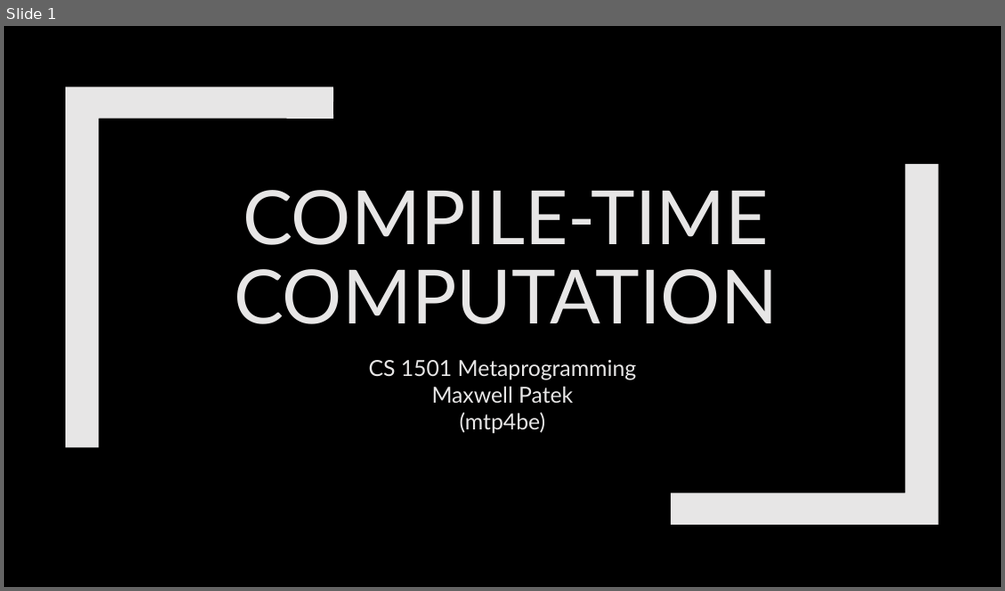
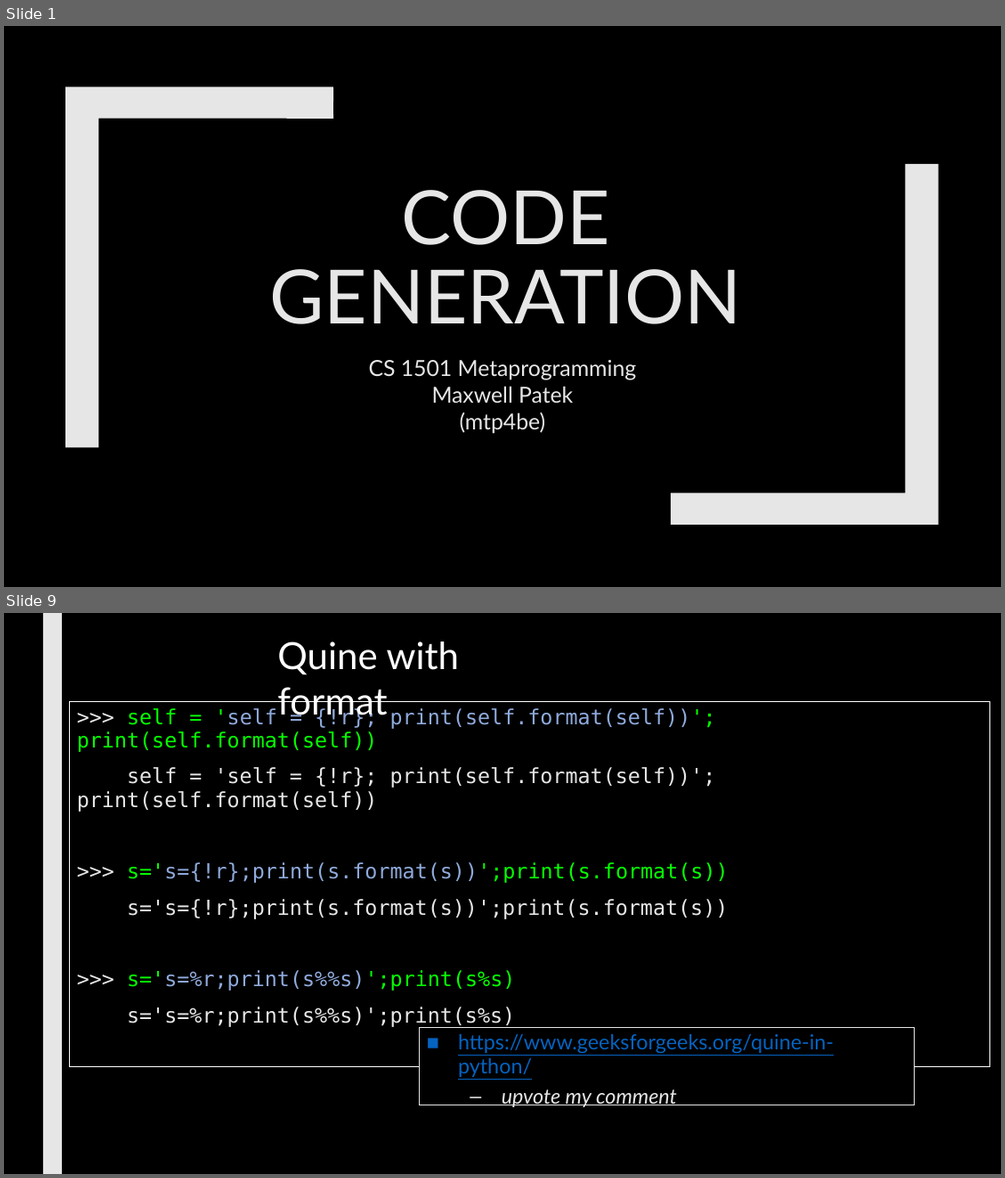
Before and after one commit to max7patek/metaprogramming, a slide deck: slides/09-CodeGeneration.pptx. Shown one above the other, each under a label of ours: slide 1 before the commit, slides 1 and 9 after it; the slides between them are not shown. The pictures are 1005x591 and 1005x1178 pixels, drawn with LibreOffice and Linux fonts; fonts in the diff are those of the drawing. Boxes give left, top, right and bottom in pixels: in the first picture for what was removed or moved away, otherwise in the second. Text is boxed around its words. In the diff, an @@ line names an element or a change of style, - is before the commit and + after.

Commit message:
Code Generation

```diff
--- a/slides/09-CodeGeneration.pptx
+++ b/slides/09-CodeGeneration.pptx
@@ slide 9 added at (x1=4, y1=613, x2=1001, y2=1174), background #000000 @@
@@ rectangle added at (x1=43, y1=613, x2=62, y2=1174), fill #E7E6E6 @@
@@ text added at (x1=277, y1=641, x2=460, y2=722), 36 pt, text #FFFFFF @@
+Quine with format
@@ rectangle added at (x1=69, y1=702, x2=990, y2=1066), fill #000000, outline #FFFFFF 0.75 pt, 20 pt, text #E7E6E6 @@
+>>> self = 'self = {!r}; print(self.format(self))'; print(self.format(self))
+self = 'self = {!r}; print(self.format(self))'; print(self.format(self))
+>>> s='s={!r};print(s.format(s))';print(s.format(s))
+s='s={!r};print(s.format(s))';print(s.format(s))
+>>> s='s=%r;print(s%%s)';print(s%s)
+s='s=%r;print(s%%s)';print(s%s)
@@ text added at (x1=419, y1=1027, x2=914, y2=1105), fill #000000, outline #E7E6E6 0.75 pt, 20 pt, text #0563C1, underline @@
+■ https://www.geeksforgeeks.org/quine-in-python/
+  – upvote my comment
@@ slide 1 changed as well @@
@@ title at (x1=269, y1=190, x2=741, y2=324): text changed @@
-COMPILE-TIME COMPUTATION
+CODE GENERATION
```
Also in this commit, not shown: 16 other slides added, 21 slides removed, 2 other files.
